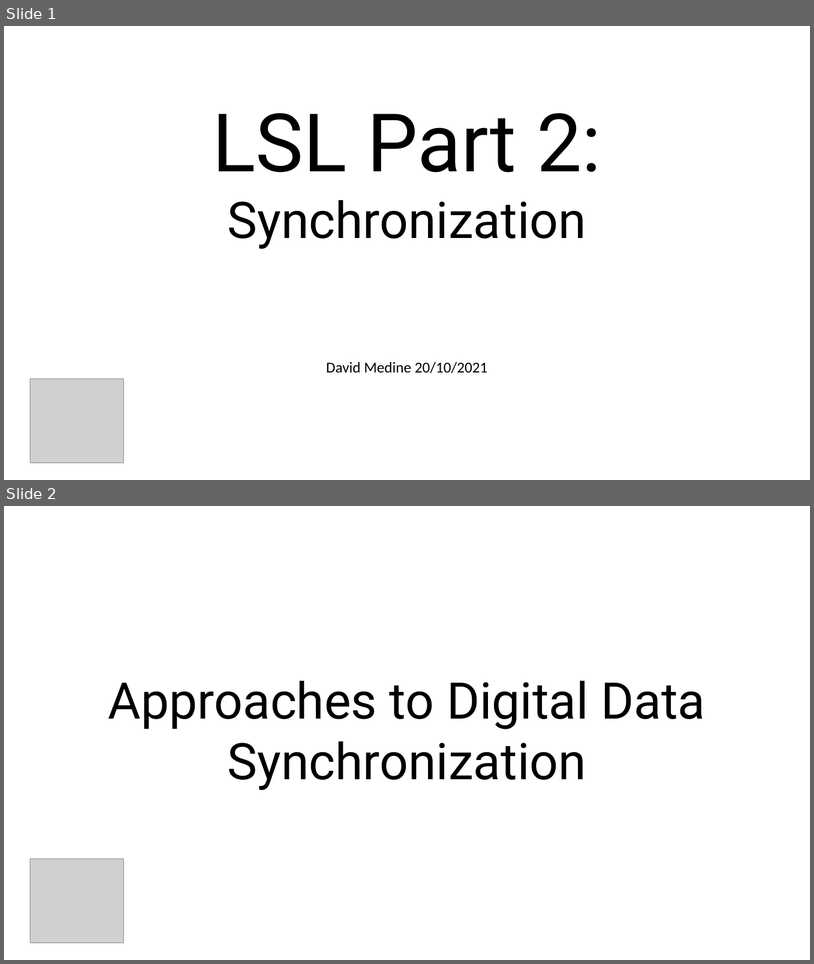
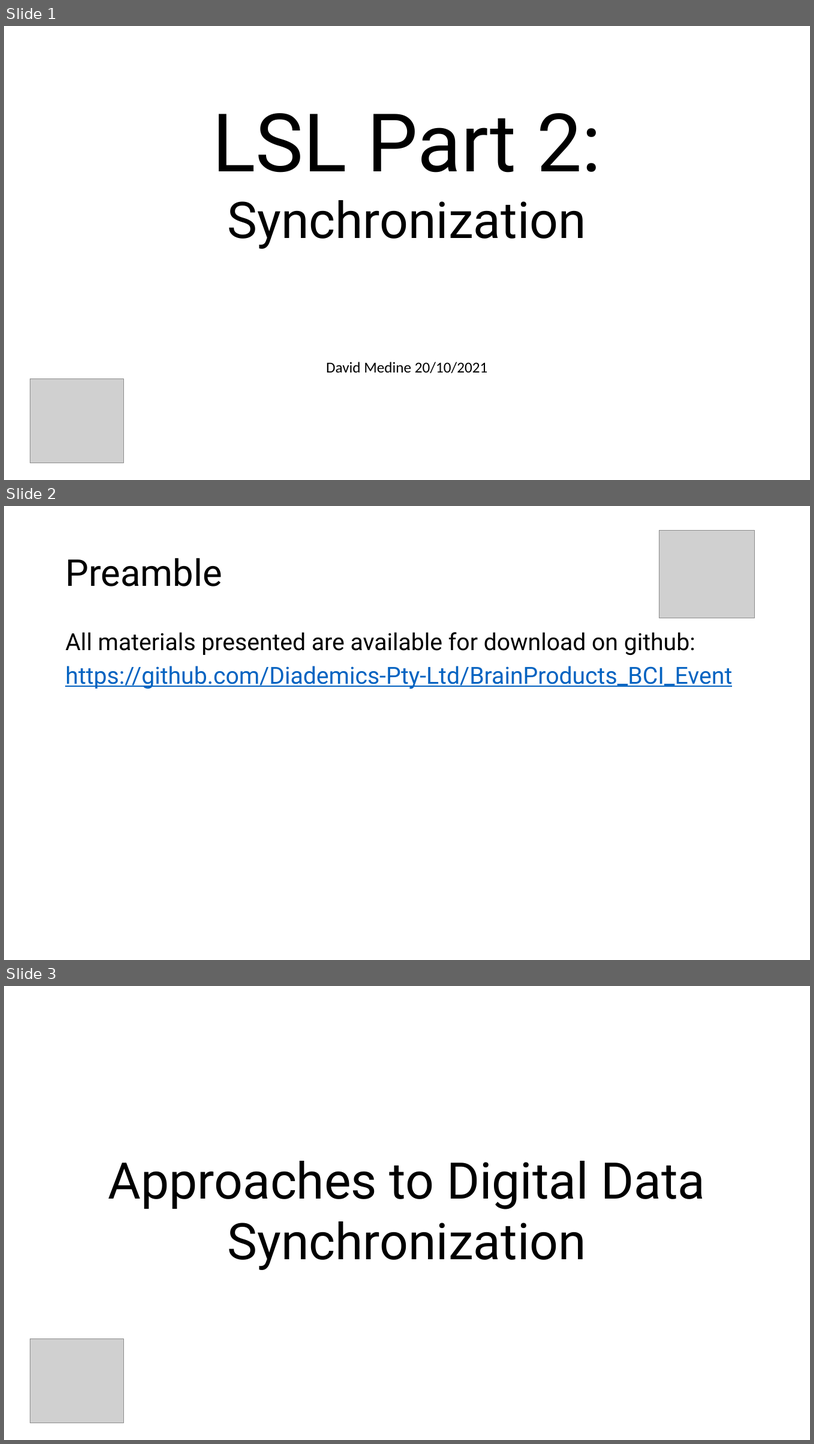
Before and after one commit to Diademics-Pty-Ltd/BrainProducts_BCI_Event, a slide deck: LSL-2/lsl-2.pptx. Shown one above the other, each under a label of ours: slides 1 and 2 before the commit, slides 1, 2 and 3 after it. The pictures are 814x964 and 814x1444 pixels, drawn with LibreOffice and Linux fonts; fonts in the diff are those of the drawing; grey boxes stand for pictures. Boxes give left, top, right and bottom in pixels: in the first picture for what was removed or moved away, otherwise in the second. Text is boxed around its words. In the diff, an @@ line names an element or a change of style, - is before the commit and + after.

```diff
--- a/LSL-2/lsl-2.pptx
+++ b/LSL-2/lsl-2.pptx
@@ slide 2 added at (4,506,810,960), background #FFFFFF @@
@@ picture added at (660,530,755,618) @@
@@ title added at (65,558,222,586), 44 pt, text #000000 @@
+Preamble
@@ text added at (65,632,732,689), 28 pt, text #0563C1, underline @@
+All materials presented are available for download on github:
+https://github.com/Diademics-Pty-Ltd/BrainProducts_BCI_Event
@@ what was slide 2 is now slide 3 @@
```
Also in this commit, not shown: 3 other files.
